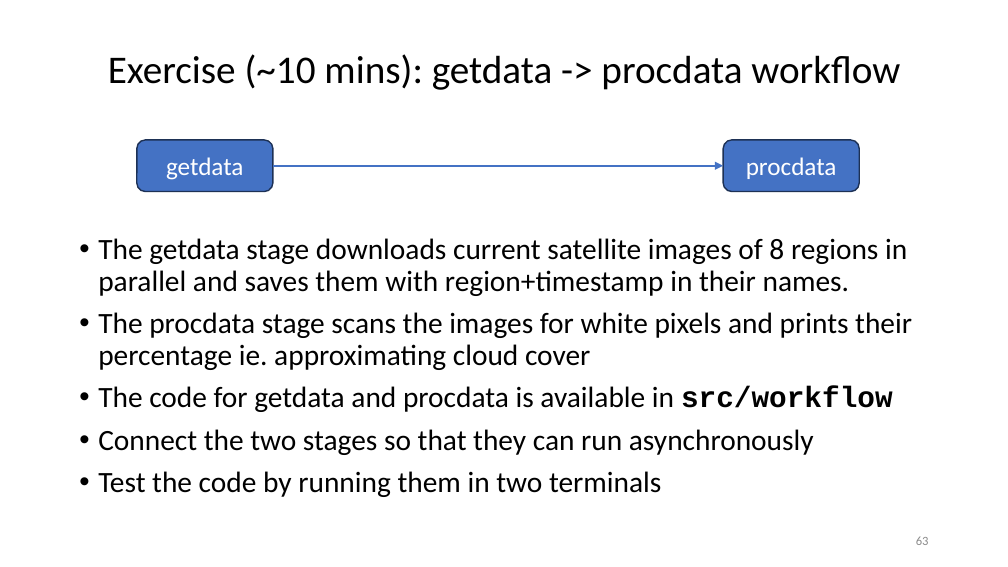
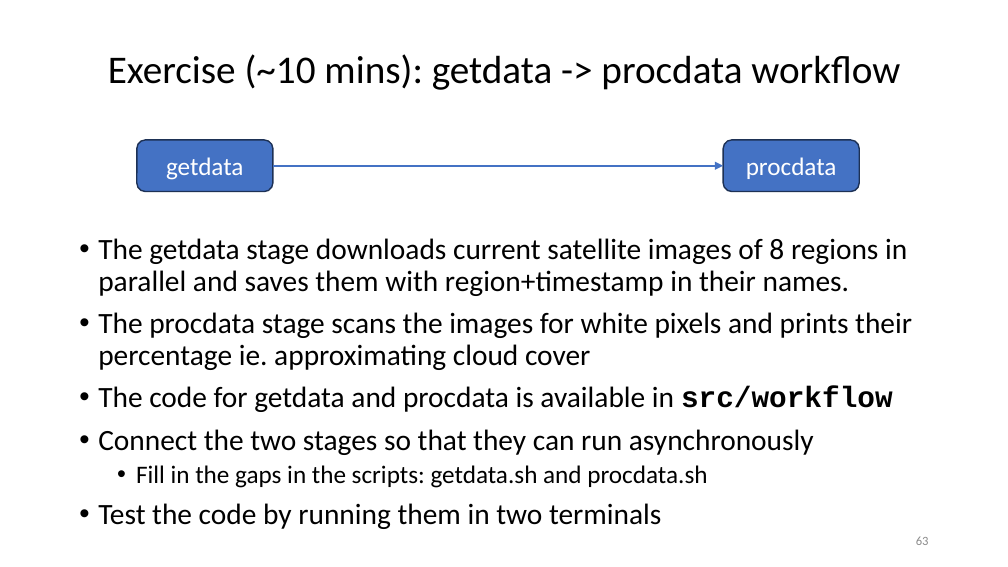
Before and after one commit to ketancmaheshwari/pearc24tut, a slide deck: slide 63 of gnu-parallel-tutorial.pptx. Drawn at 1008x567 pixels with LibreOffice and Linux fonts; fonts in the diff are those of the drawing. Boxes give left, top, right and bottom in pixels: in the first picture for what was removed or moved away, otherwise in the second. Text is boxed around its words. In the diff, an @@ line names an element or a change of style, - is before the commit and + after.

```diff
--- a/gnu-parallel-tutorial.pptx
+++ b/gnu-parallel-tutorial.pptx
@@ text at [136, 465, 707, 488]: paragraph added @@
+  • Fill in the gaps in the scripts: getdata.sh and procdata.sh
```
Also in this commit, not shown: 3 other slides changed.
